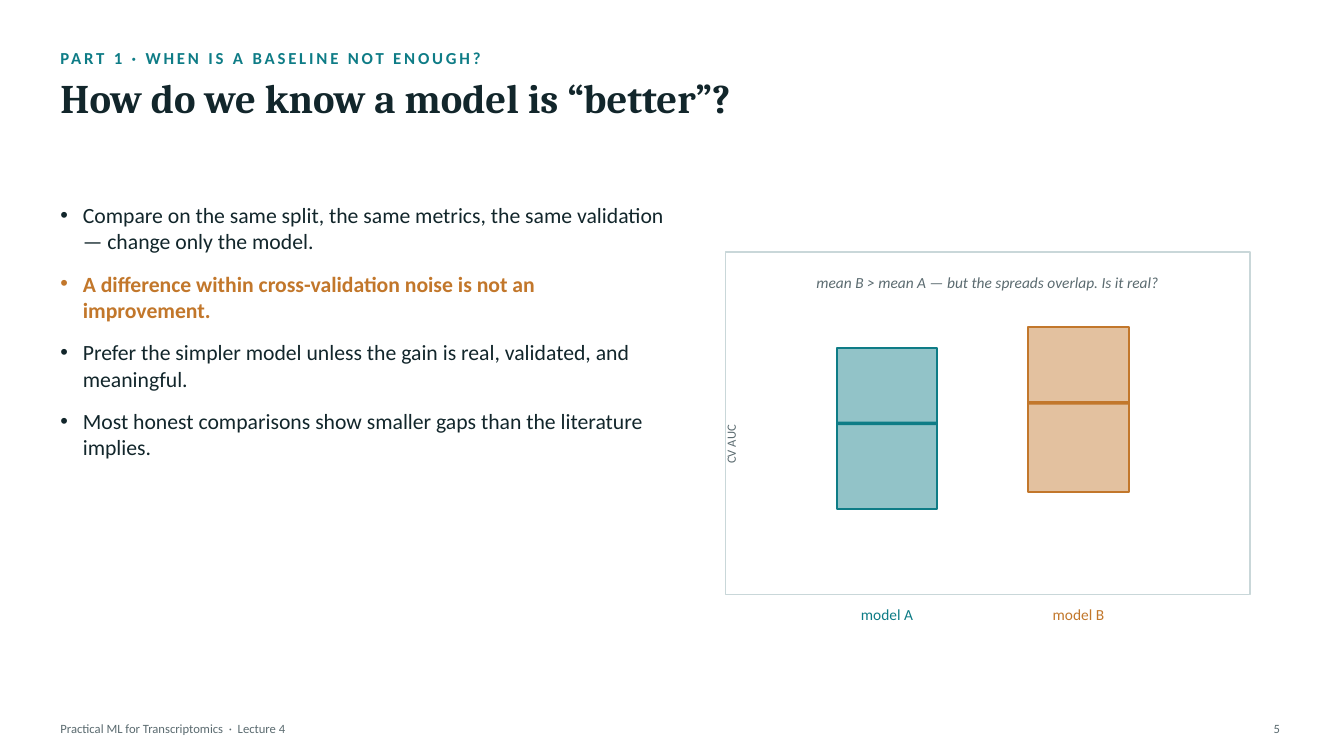
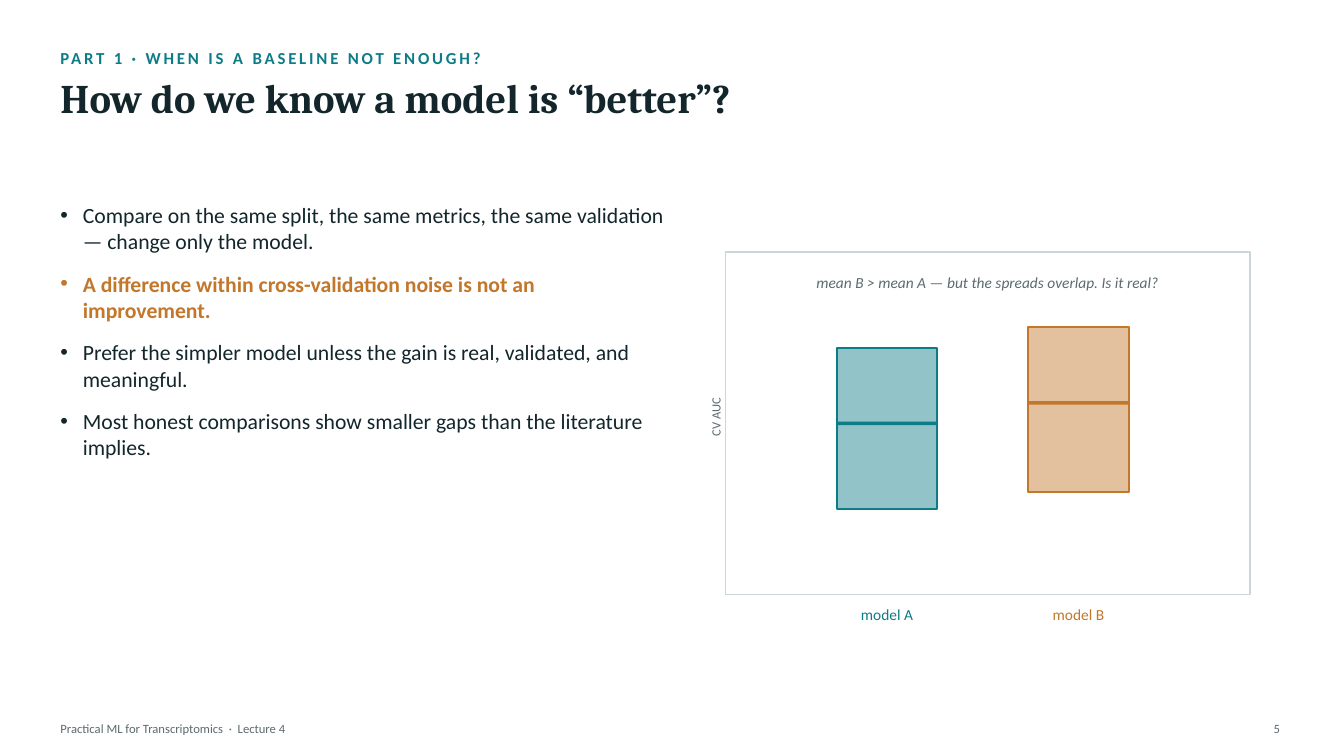
Before and after one commit to zhanyinx/ml26, a slide deck: slide 5 of lessons/lesson04_model_validation/theory/slides/Lecture4 - Model Improvement, Validation, and Interpretation.pptx. Drawn at 1344x756 pixels with LibreOffice and Linux fonts; fonts in the diff are those of the drawing. Boxes give left, top, right and bottom in pixels: in the first picture for what was removed or moved away, otherwise in the second. Text is boxed around its words. In the diff, an @@ line names an element or a change of style, - is before the commit and + after.

```diff
--- a/lessons/lesson04_model_validation/theory/slides/Lecture4 - Model Improvement, Validation, and Interpretation.pptx
+++ b/lessons/lesson04_model_validation/theory/slides/Lecture4 - Model Improvement, Validation, and Interpretation.pptx
@@ text "CV AUC": place and size @@
-text "CV AUC" at <box>724,427,739,464</box>
+text "CV AUC" at <box>709,400,724,436</box>
```
Also in this commit, not shown: 11 other slides changed, 1 other file.
